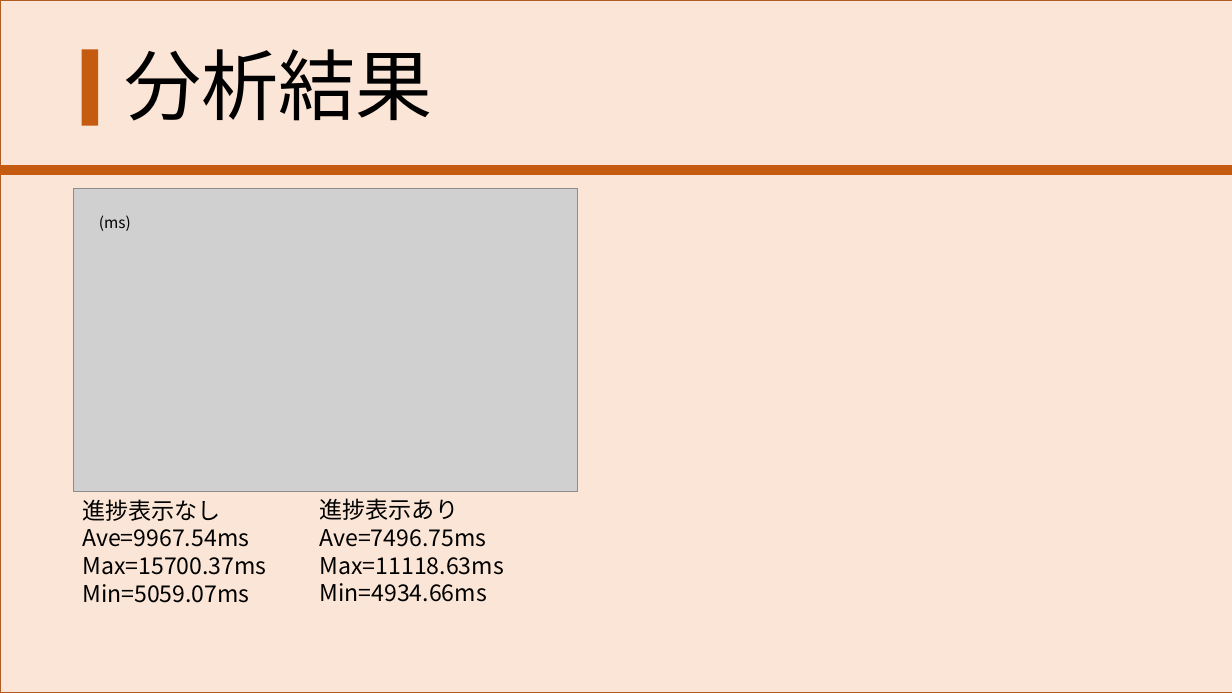
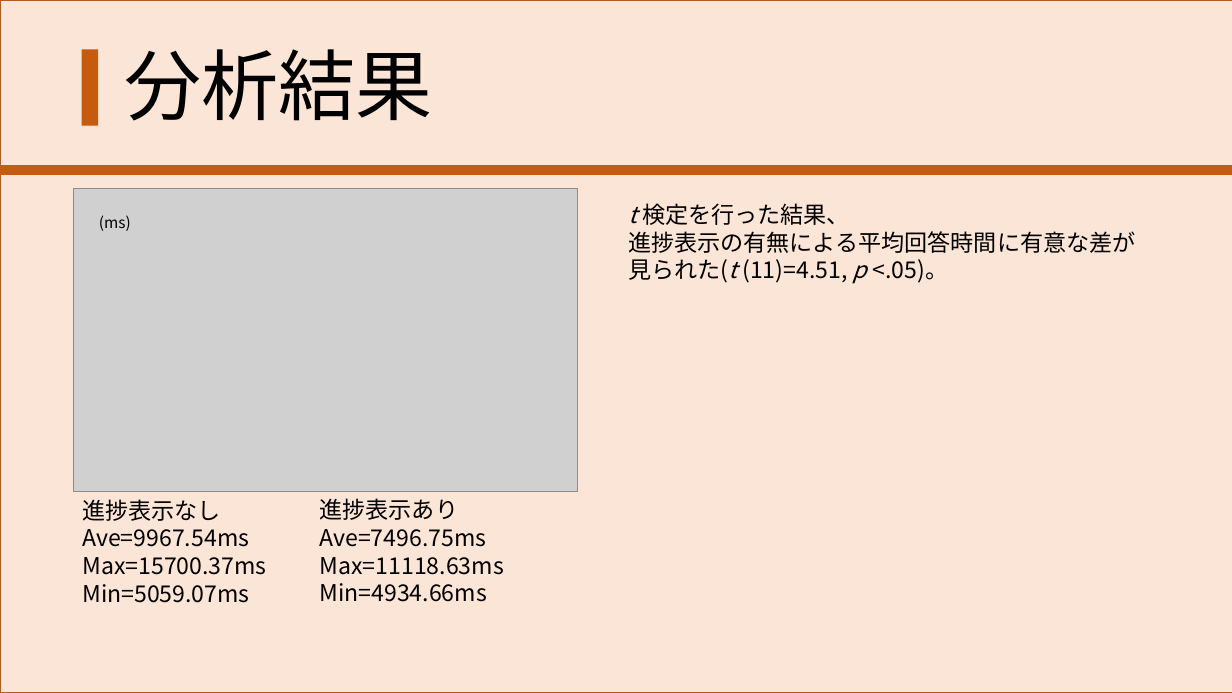
Before and after one commit to Shuhei-pp/graduation_thesis, a slide deck: slide 8 of 発表_p/20221212_発表.pptx (slide 9 before the commit). Drawn at 1232x693 pixels with LibreOffice and Linux fonts; fonts in the diff are those of the drawing; grey boxes stand for pictures. Boxes give left, top, right and bottom in pixels: in the first picture for what was removed or moved away, otherwise in the second. Text is boxed around its words. In the diff, an @@ line names an element or a change of style, - is before the commit and + after.

```diff
--- a/発表_p/20221212_発表.pptx
+++ b/発表_p/20221212_発表.pptx
@@ text added at (628, 203, 1135, 284), 18 pt, text #000000 @@
+t 検定を行った結果、
+進捗表示の有無による平均回答時間に有意な差が
+見られた(t (11)=4.51, p <.05)。
```
Also in this commit, not shown: 3 other slides changed, 1 slide added, 2 other files.
